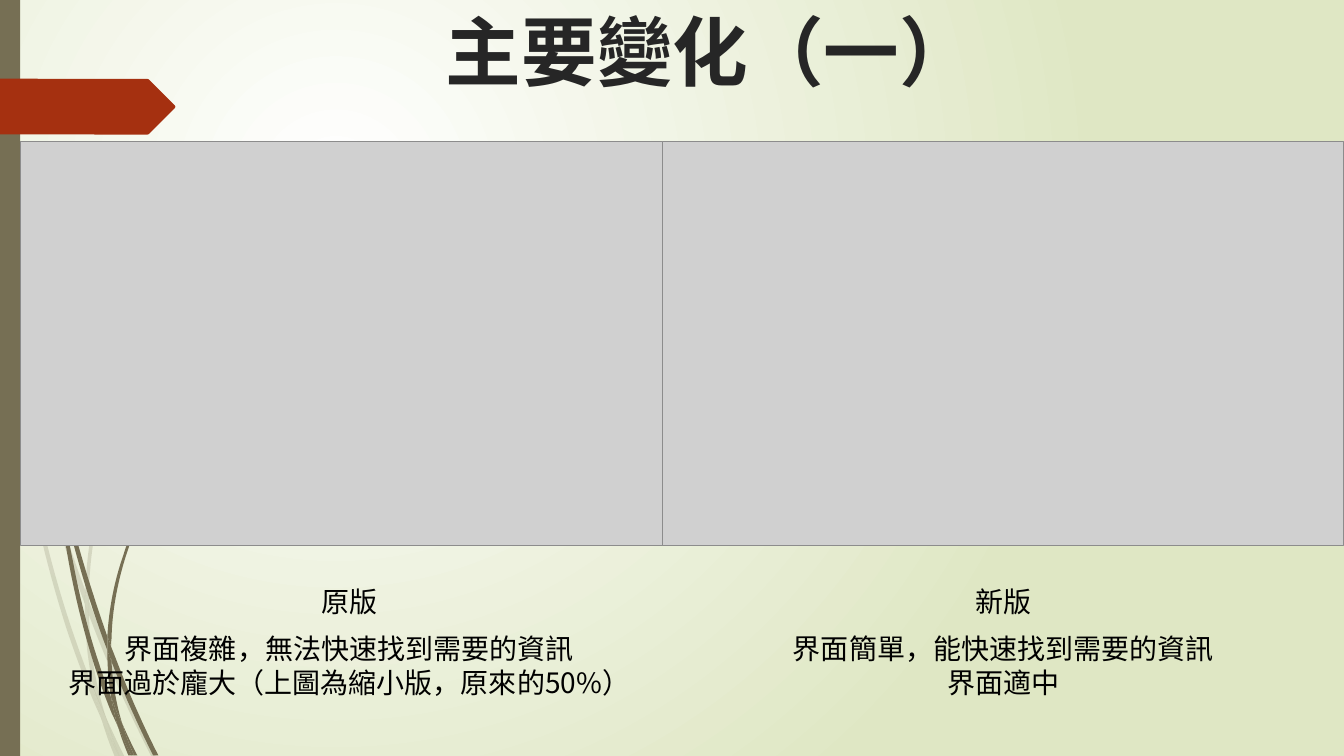
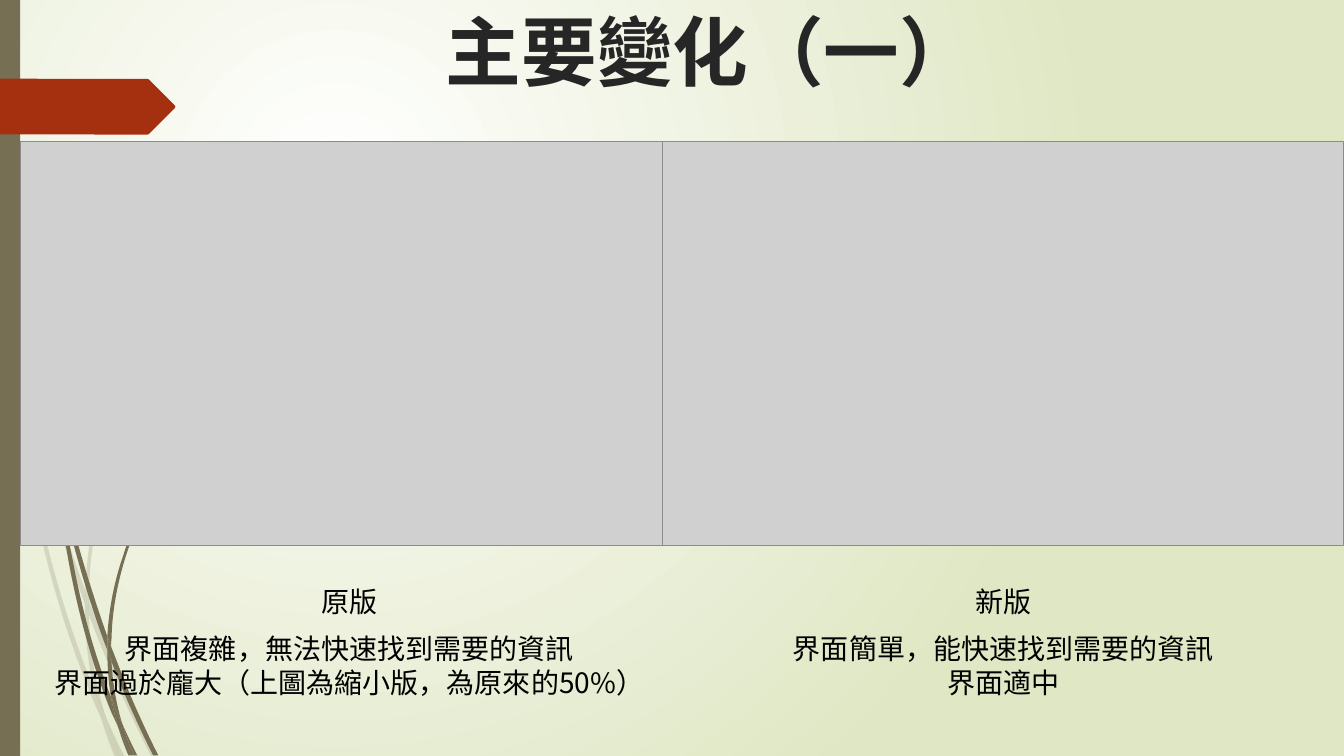
Before and after one commit to ChloeMia/web_mid, a slide deck: slide 3 of 期中網頁.pptx. Drawn at 1344x756 pixels with LibreOffice and Linux fonts; fonts in the diff are those of the drawing; grey boxes stand for pictures. Boxes give left, top, right and bottom in pixels: in the first picture for what was removed or moved away, otherwise in the second. Text is boxed around its words. In the diff, an @@ line names an element or a change of style, - is before the commit and + after.

```diff
--- a/期中網頁.pptx
+++ b/期中網頁.pptx
@@ text at bbox=[54, 665, 644, 701]: text changed @@
-界面過於龐大（上圖為縮小版，原來的50%）
+界面過於龐大（上圖為縮小版，為原來的50%）
```
